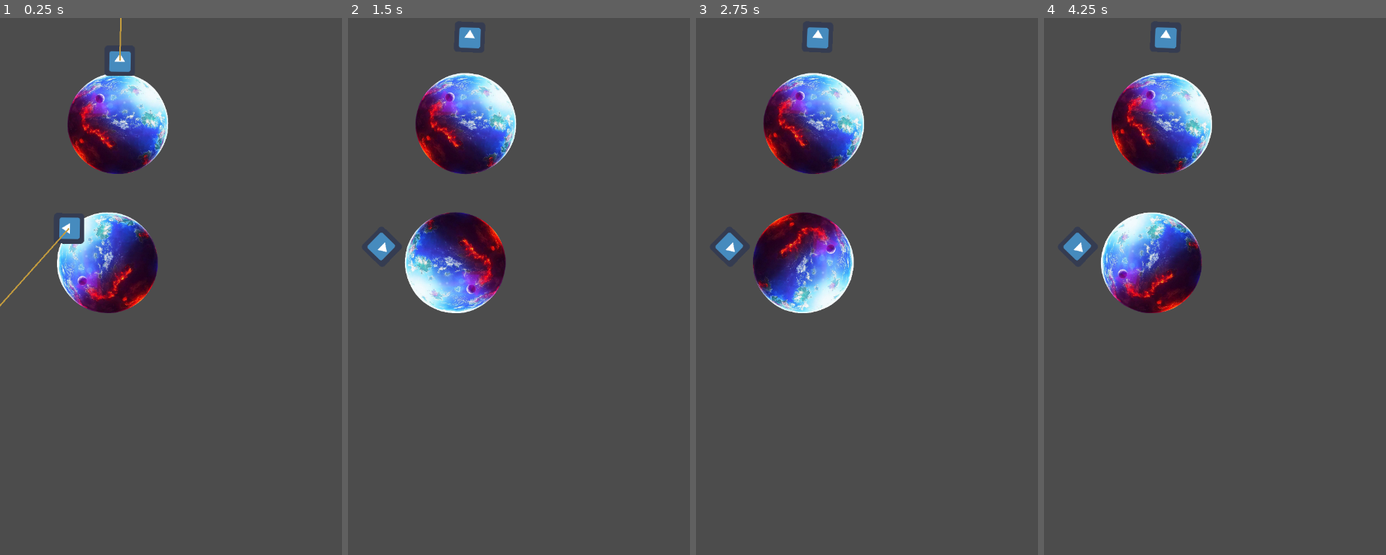
Above: before the commit, frames 1-4 (left to right).
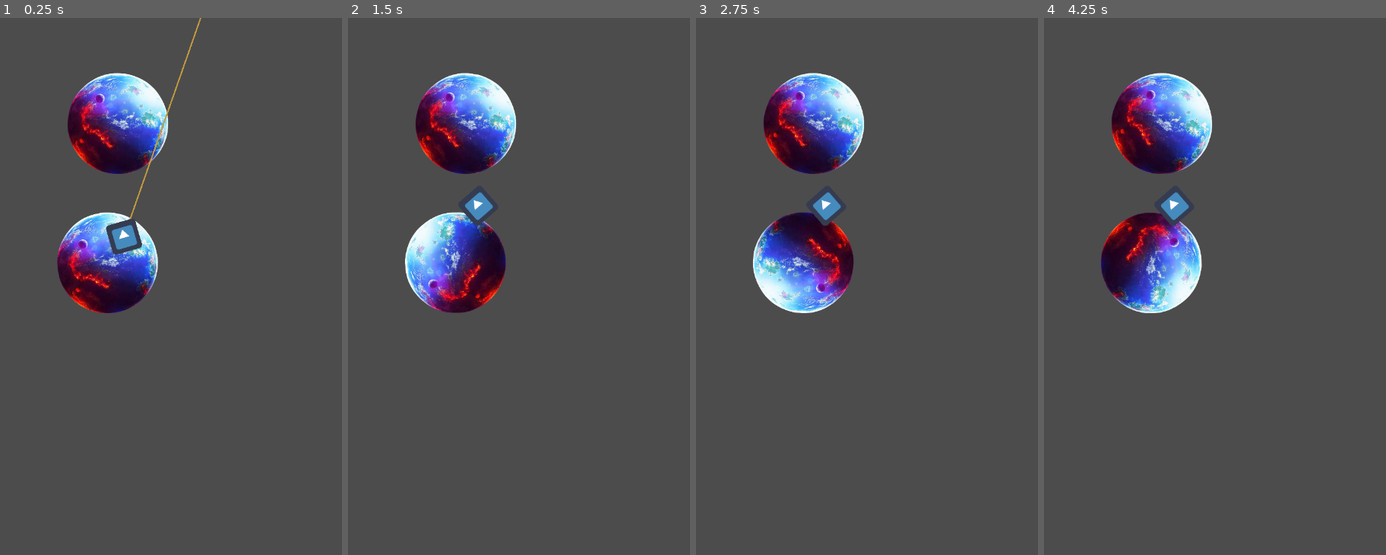
Above: after the commit, the same moments.

Repository: patryelt/RootOfEvil
Game: Godot game, scene res://scenes/Game.tscn
The game is run twice, just before and just after one commit, with the same random seed, the same clock (stepped at 60 frames per second) and the same inputs. The engine's default icon, where the game draws it, is replaced by a stand-in: a white triangle on a blue panel in a dark square.
Inputs:
- Up to frame 1 (0.25 s): no input
- Up to frame 2 (1.5 s): tap Space (jump) at 0.6, 0.77, 1.07, 1.35 s
- Up to frame 3 (2.75 s): tap Space (jump) at 1.52, 1.82, 2.1 s
- Up to frame 4 (4.25 s): tap Space (jump) at 2.85, 3.02, 3.32, 3.6, 3.77, 4.07 s

The runs differ from the first frame. In frame 1, 4.8% of the frame differs, in the area x 0-59%, y 0-55%; in frame 2, 4.8%; in frame 3, 4.9%; in frame 4, 5.1%, in the area x 5-50%, y 1-55%.
Error in both runs: Invalid get index 'direction' (on base: 'Nil'). (res://scenes/Player/Player.gd:15)

Commit message:
Player collides and position at new planet

Diff:
--- a/scenes/Game.tscn
+++ b/scenes/Game.tscn
@@ -9,12 +9,11 @@
 position = Vector2( 248, 222 )
 rotation_speed = 0.0
 
-[node name="Player" parent="Planet2" instance=ExtResource( 1 )]
-position = Vector2( 2, -132 )
+[node name="Planet3" parent="." instance=ExtResource( 2 )]
+position = Vector2( 226, 515 )
+rotation_speed = 0.19
+direction = -1
+corruption = 1
 
-[node name="Planet" parent="." instance=ExtResource( 2 )]
-position = Vector2( 226, 515 )
-direction = -1
-
-[node name="Player" parent="Planet" instance=ExtResource( 1 )]
-position = Vector2( 71, -82 )
+[node name="Player" parent="Planet3" instance=ExtResource( 1 )]
+position = Vector2( 49, -43 )
--- a/scenes/Planet.gd
+++ b/scenes/Planet.gd
@@ -4,17 +4,34 @@
 enum Direction {CLOCKWISE = 1, COUNTERCLOCKWISE = -1}
 export(Direction) var direction
 
+#When corruption is 0, the planet is not being currently attached to a player.
+export var corruption = 0
+
 
 
 
 # Called when the node enters the scene tree for the first time.
 func _ready():
-	print(direction)
 	$RotationPlayer.playback_speed = 0.01 + $RotationPlayer.playback_speed * rotation_speed * direction
 
-	pass # Replace with function body.
+func _on_Area2D_area_entered(area):
+	if area.get_parent().name == "Player":
+		var player = area.get_parent()
+		if corruption <= 0:
+			player.planet = self
+			var newpos = player.global_position
+			get_parent().remove_child(player)
+			add_child(player)
+
+			# new_parent.add_child(self)
+			corruption = 1
+			#set speed to 0?
+			player._jump_speed = 0
+			player.global_position = newpos
 
 
-# Called every frame. 'delta' is the elapsed time since the previous frame.
-#func _process(delta):
-#	pass
+
+
+
+		print("Collided with '", self.name, "'!")
+		pass
--- a/scenes/Planet.tscn
+++ b/scenes/Planet.tscn
@@ -36,16 +36,8 @@
 scale = Vector2( 0.25, 0.25 )
 texture = ExtResource( 2 )
 
-[node name="Area2D" type="Area2D" parent="Area2D"]
-gravity_distance_scale = 0.497
-
-[node name="CollisionShape2D" type="CollisionShape2D" parent="Area2D/Area2D"]
-shape = SubResource( 1 )
-
-[node name="Sprite" type="Sprite" parent="Area2D/Area2D"]
-scale = Vector2( 0.25, 0.25 )
-texture = ExtResource( 2 )
-
 [node name="RotationPlayer" type="AnimationPlayer" parent="."]
 autoplay = "RotatePlane"
 anims/RotatePlane = SubResource( 2 )
+
+[connection signal="area_entered" from="Area2D" to="." method="_on_Area2D_area_entered"]
--- a/scenes/Player/Player.tscn
+++ b/scenes/Player/Player.tscn
@@ -8,16 +8,16 @@
 [node name="Player" type="Node2D"]
 script = ExtResource( 2 )
 
-[node name="Sprite" type="Sprite" parent="."]
-texture = ExtResource( 1 )
-
-[node name="Area2D" type="Area2D" parent="Sprite"]
-
-[node name="CollisionShape2D" type="CollisionShape2D" parent="Sprite/Area2D"]
-scale = Vector2( 3, 3 )
-shape = SubResource( 1 )
-
 [node name="JumpRay" type="Line2D" parent="."]
 points = PoolVector2Array( 0, 0, 0, 100 )
 width = 3.0
 default_color = Color( 0.772549, 0.615686, 0.247059, 1 )
+
+[node name="Area2D" type="Area2D" parent="."]
+
+[node name="CollisionShape2D" type="CollisionShape2D" parent="Area2D"]
+scale = Vector2( 3, 3 )
+shape = SubResource( 1 )
+
+[node name="Sprite" type="Sprite" parent="Area2D"]
+texture = ExtResource( 1 )
Not shown, added: assets/art/bulb.png.import
Not shown, added: assets/art/eye.png.import
Not shown, added: assets/art/flower.png.import
Not shown, added: assets/art/stem.png.import
